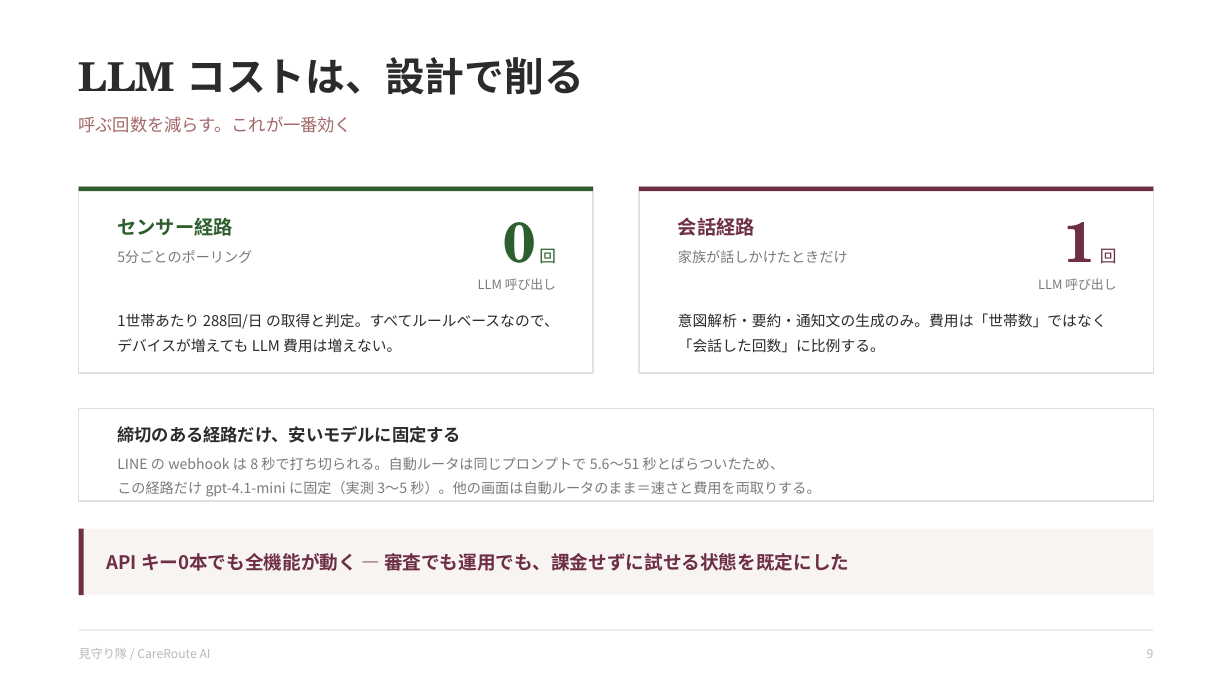
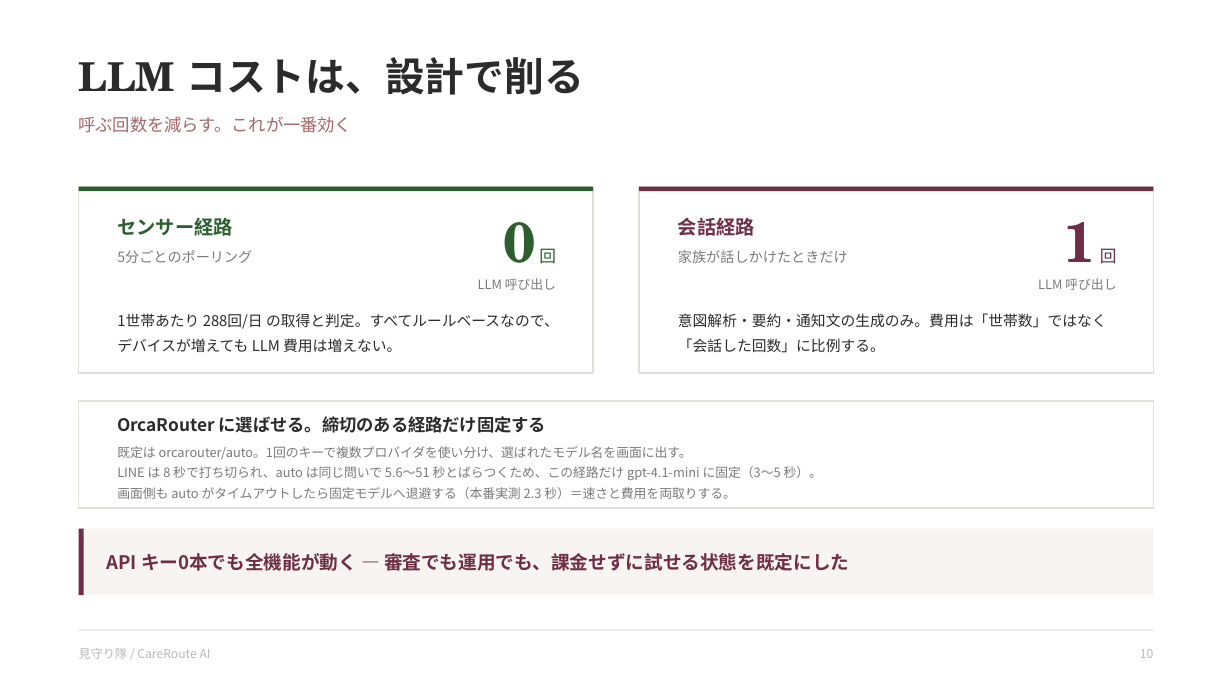
Before and after one commit to monoqlo78/mimamoritai-careroute-ai, a slide deck: slide 10 of docs/mimamoritai-deck.pptx (slide 9 before the commit). Drawn at 1232x693 pixels with LibreOffice and Linux fonts; fonts in the diff are those of the drawing. Boxes give left, top, right and bottom in pixels: in the first picture for what was removed or moved away, otherwise in the second. Text is boxed around its words. In the diff, an @@ line names an element or a change of style, - is before the commit and + after.

```diff
--- a/docs/mimamoritai-deck.pptx
+++ b/docs/mimamoritai-deck.pptx
@@ rectangle: place and size @@
-rectangle at (79,409,1153,501)
+rectangle at (79,401,1153,508)
@@ text at (117,416,547,433): text changed @@
-締切のある経路だけ、安いモデルに固定する
+OrcaRouter に選ばせる。締切のある経路だけ固定する
@@ text at (117,446,822,499): text changed; size 11 to 10 pt @@
-LINE の webhook は 8 秒で打ち切られる。自動ルータは同じプロンプトで 5.6〜51 秒とばらついたため、
-この経路だけ gpt-4.1-mini に固定（実測 3〜5 秒）。他の画面は自動ルータのまま＝速さと費用を両取りする。
+既定は orcarouter/auto。1回のキーで複数プロバイダを使い分け、選ばれたモデル名を画面に出す。
+LINE は 8 秒で打ち切られ、auto は同じ問いで 5.6〜51 秒とばらつくため、この経路だけ gpt-4.1-mini に固定（3〜5 秒）。
+画面側も auto がタイムアウトしたら固定モデルへ退避する（本番実測 2.3 秒）＝速さと費用を両取りする。
@@ text at (1140,649,1153,658): text changed @@
-9
+10
```
Also in this commit, not shown: 6 other slides changed, 1 slide added, 5 other files.
